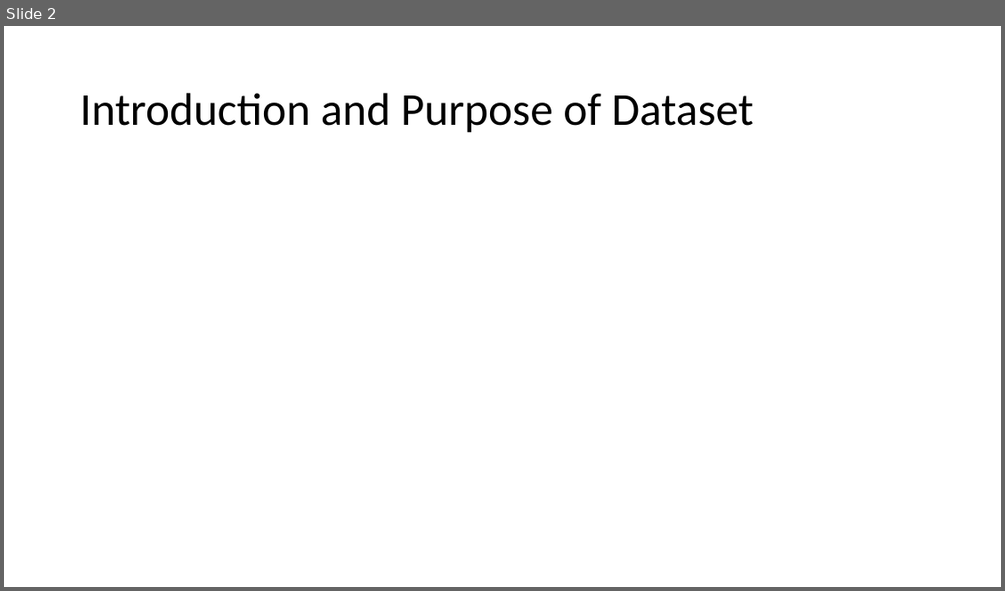
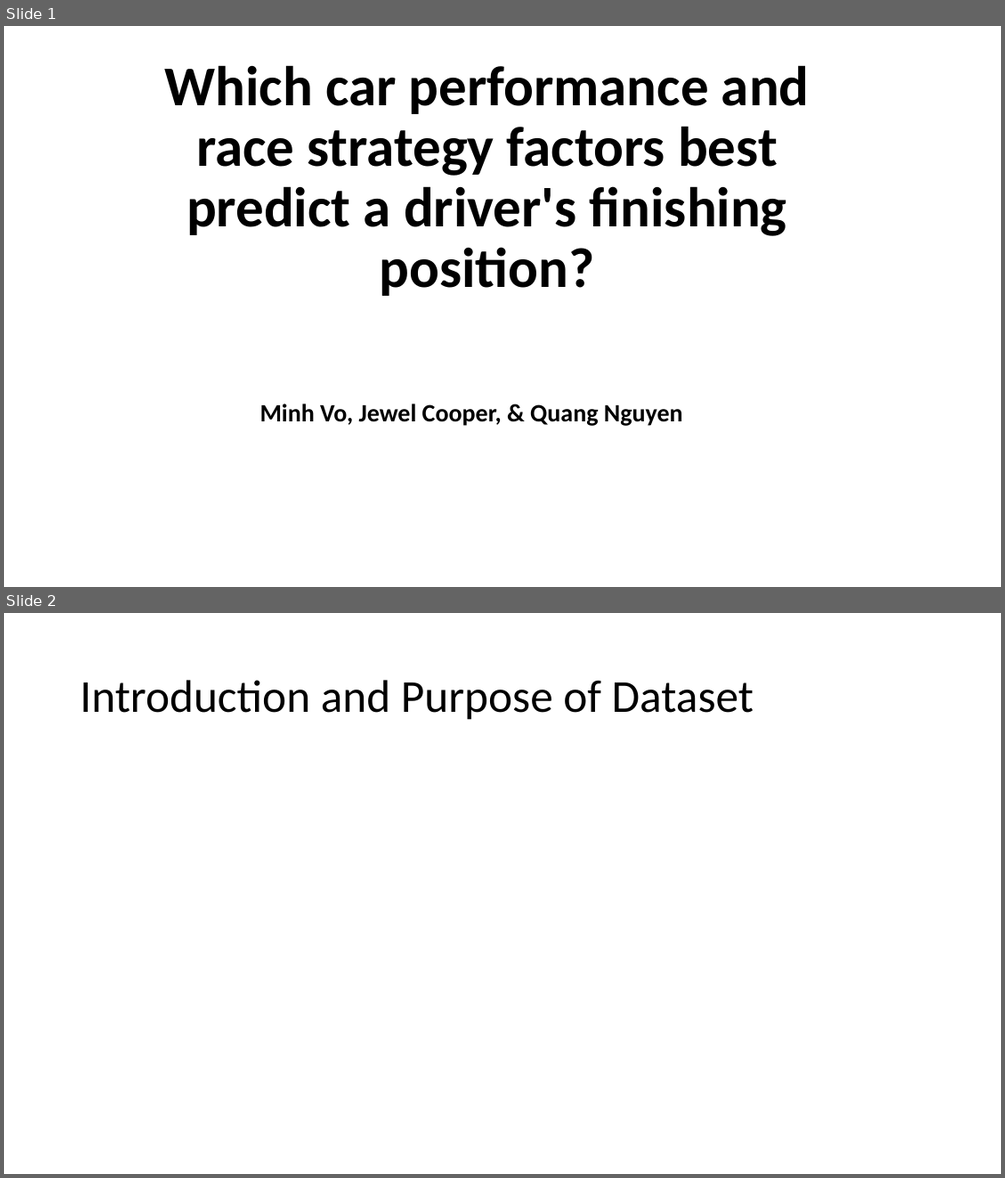
Before and after one commit to minhmgnvo/dsci511-group-assignment, a slide deck: Project-Presentation-Template.pptx. Shown one above the other, each under a label of ours: slide 2 before the commit, slides 1 and 2 after it. The pictures are 1005x591 and 1005x1178 pixels, drawn with LibreOffice and Linux fonts; fonts in the diff are those of the drawing. Boxes give left, top, right and bottom in pixels: in the first picture for what was removed or moved away, otherwise in the second. Text is boxed around its words. In the diff, an @@ line names an element or a change of style, - is before the commit and + after.

Commit message:
updated presentation slides

```diff
--- a/Project-Presentation-Template.pptx
+++ b/Project-Presentation-Template.pptx
@@ slide 1 added at bbox=[4, 26, 1001, 587], background #FFFFFF @@
@@ title added at bbox=[164, 65, 809, 296], 54 pt, text #000000, bold @@
+Which car performance and race strategy factors best predict a driver's finishing position?
@@ subtitle added at bbox=[260, 403, 683, 426], 24 pt, text #000000, bold @@
+Minh Vo, Jewel Cooper, & Quang Nguyen
```
Also in this commit, not shown: 2 slides changed, 1 slide removed, 1 other file.
